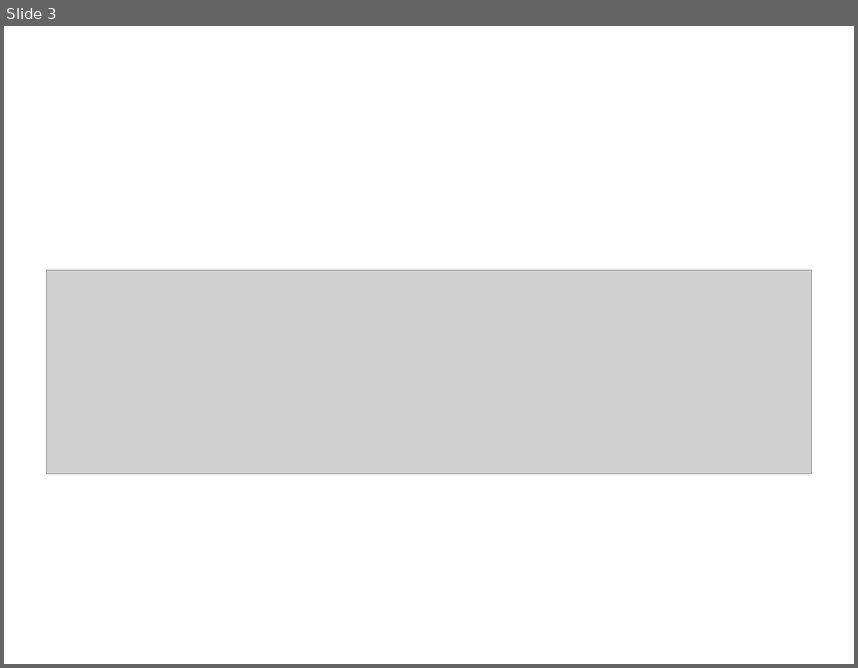
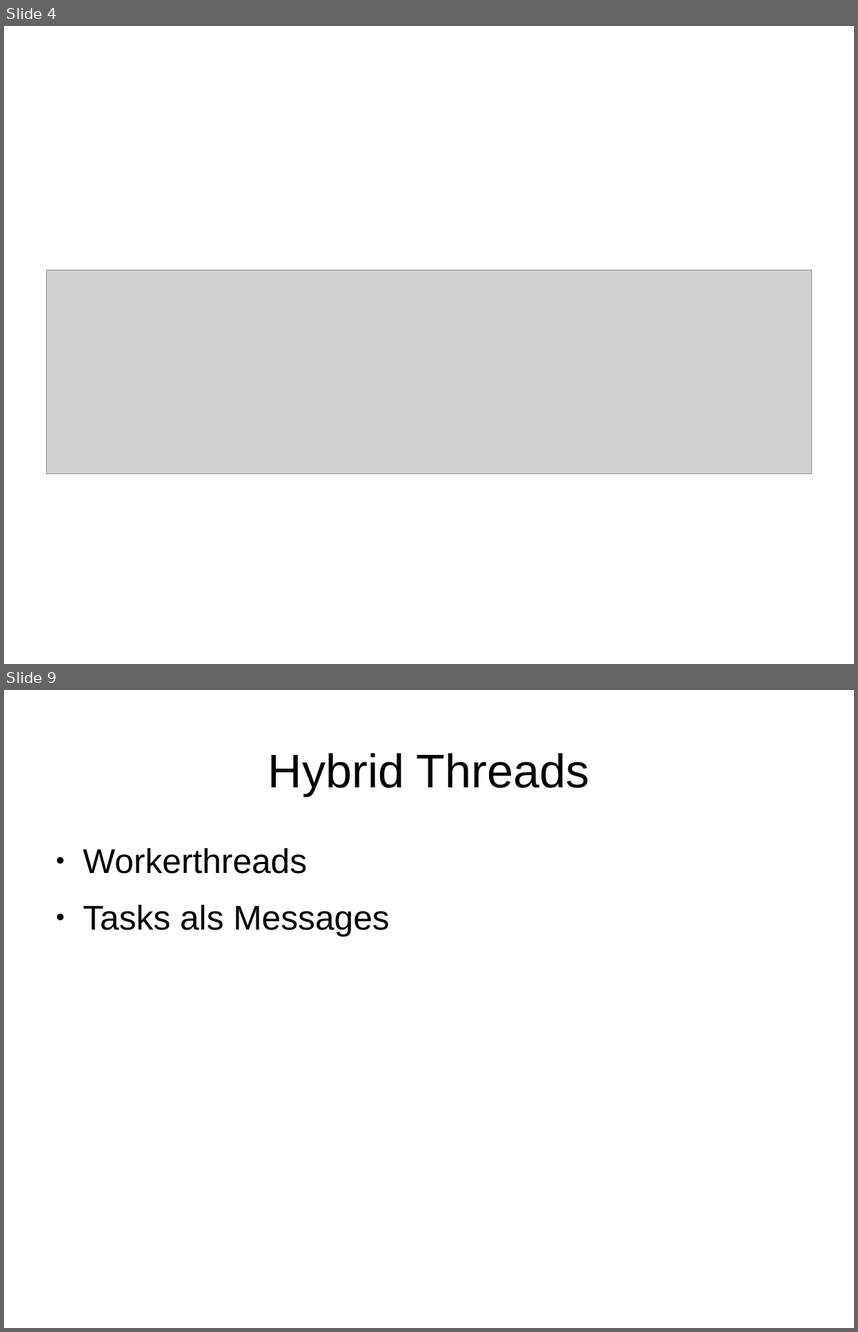
Before and after one commit to niner/HybridThreads, a slide deck: Präsentation.odp. Shown one above the other, each under a label of ours: slide 3 before the commit, slides 4 and 9 after it; the slides between them are not shown. The pictures are 858x668 and 858x1332 pixels, drawn with LibreOffice and Linux fonts; fonts in the diff are those of the drawing; grey boxes stand for pictures. Boxes give left, top, right and bottom in pixels: in the first picture for what was removed or moved away, otherwise in the second. Text is boxed around its words. In the diff, an @@ line names an element or a change of style, - is before the commit and + after.

```diff
--- a/Präsentation.odp
+++ b/Präsentation.odp
@@ slide 9 added at (4, 690, 854, 1328), background #FFFFFF @@
@@ title added at (268, 753, 589, 796), 44 pt, text #000000 @@
+Hybrid Threads
@@ text added at (83, 848, 389, 936), 32 pt, text #000000 @@
+● Workerthreads
+● Tasks als Messages
@@ what was slide 3 is now slide 4 @@
```
Also in this commit, not shown: 6 other slides added, 2 slides removed, 2 other files.
